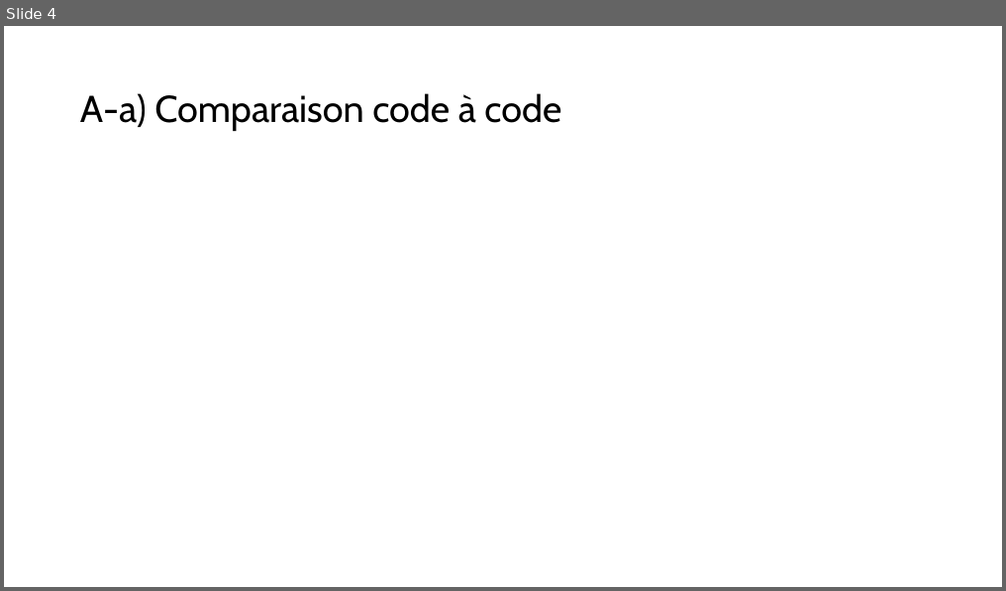
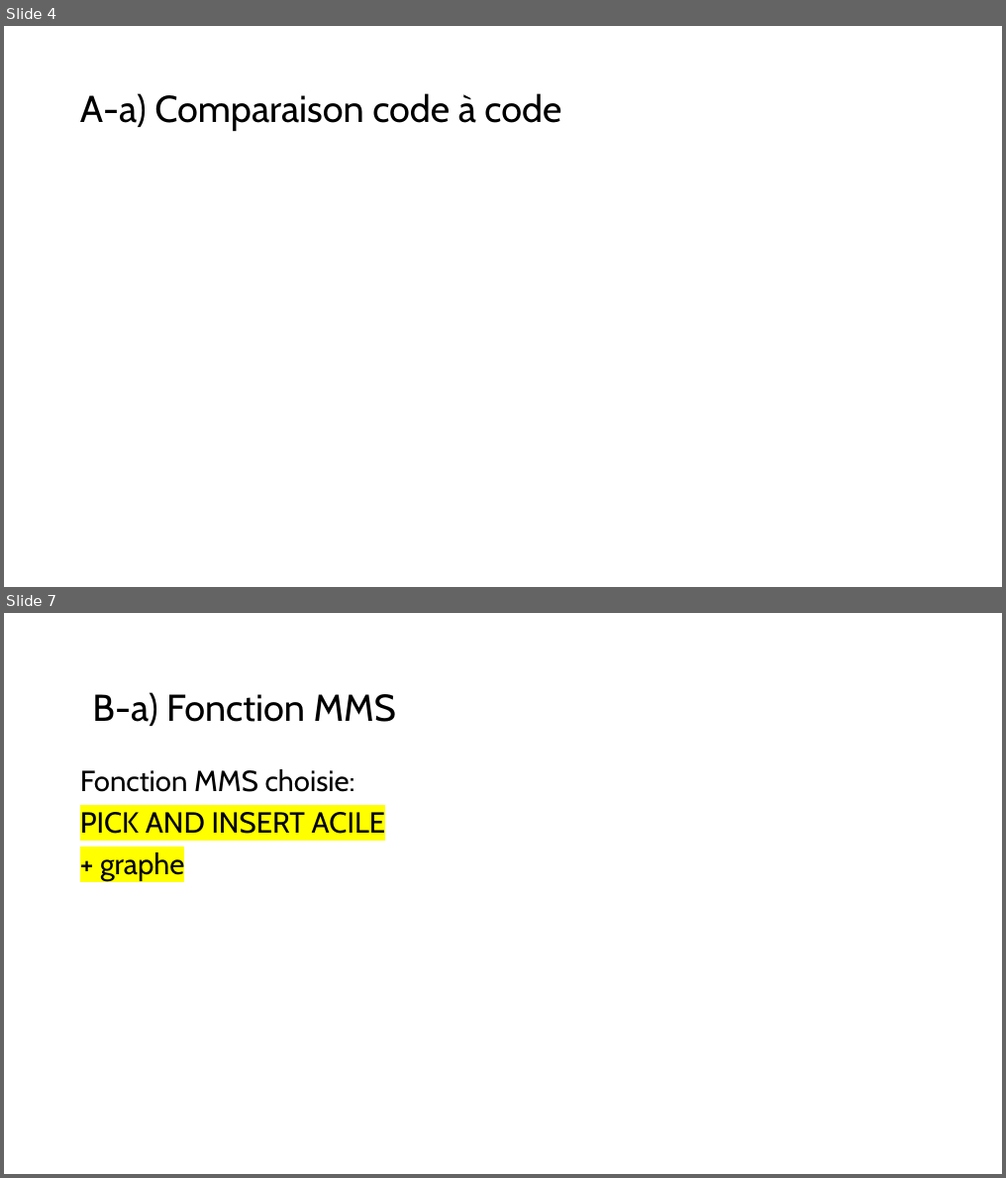
Before and after one commit to mehdibendaya/MEC8211DEV2, a slide deck: Devoir_2.pptx. Shown one above the other, each under a label of ours: slide 4 before the commit, slides 4 and 7 after it; the slides between them are not shown. The pictures are 1006x591 and 1006x1178 pixels, drawn with LibreOffice and Linux fonts; fonts in the diff are those of the drawing; grey boxes stand for pictures. Boxes give left, top, right and bottom in pixels: in the first picture for what was removed or moved away, otherwise in the second. Text is boxed around its words. In the diff, an @@ line names an element or a change of style, - is before the commit and + after.

```diff
--- a/Devoir_2.pptx
+++ b/Devoir_2.pptx
@@ slide 7 added at <box>4,613,1002,1174</box>, background #FFFFFF @@
@@ text added at <box>92,692,396,726</box>, 36 pt, text #000000 @@
+B-a) Fonction MMS
@@ text added at <box>80,769,385,881</box>, 28 pt, text #000000 @@
+Fonction MMS choisie:
+PICK AND INSERT ACILE
++ graphe
```
Also in this commit, not shown: 3 other slides added.
